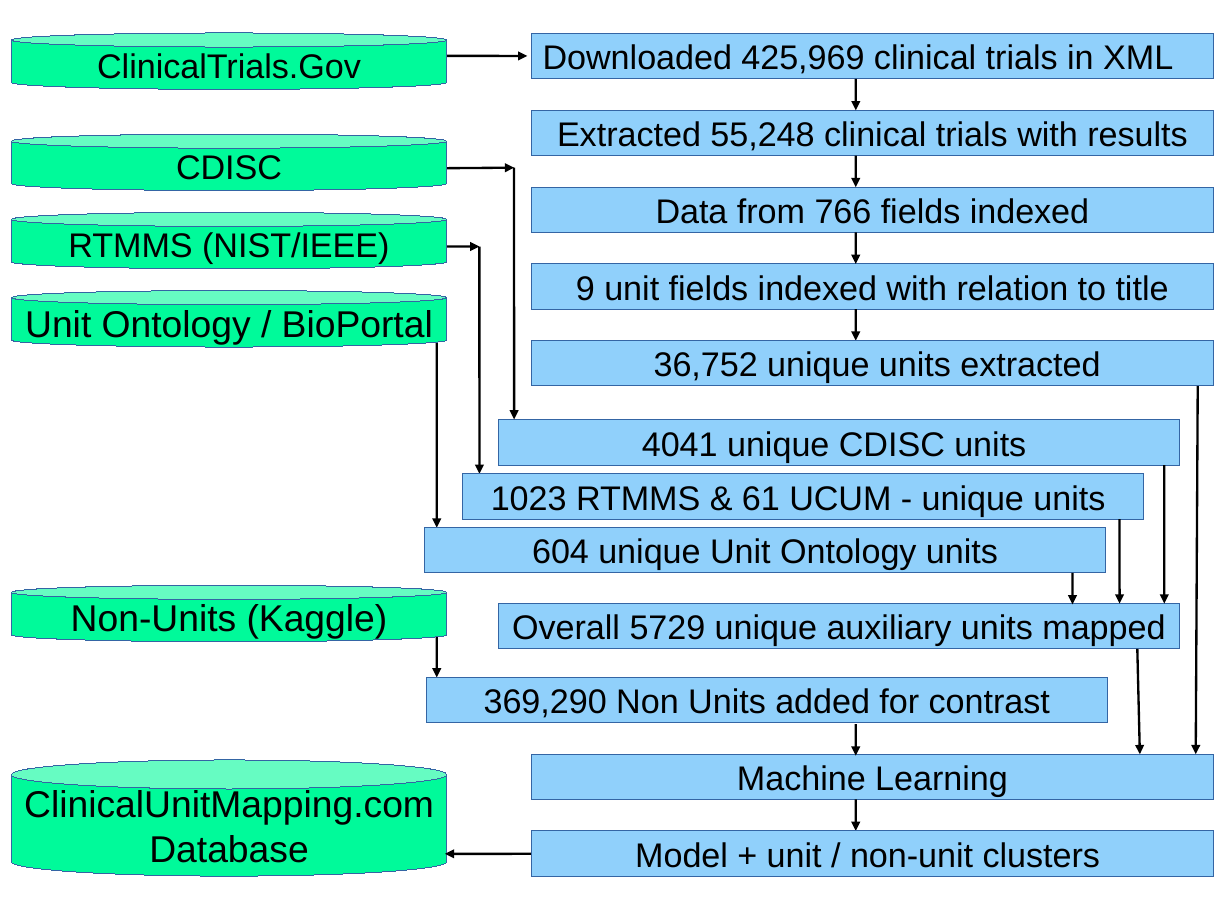
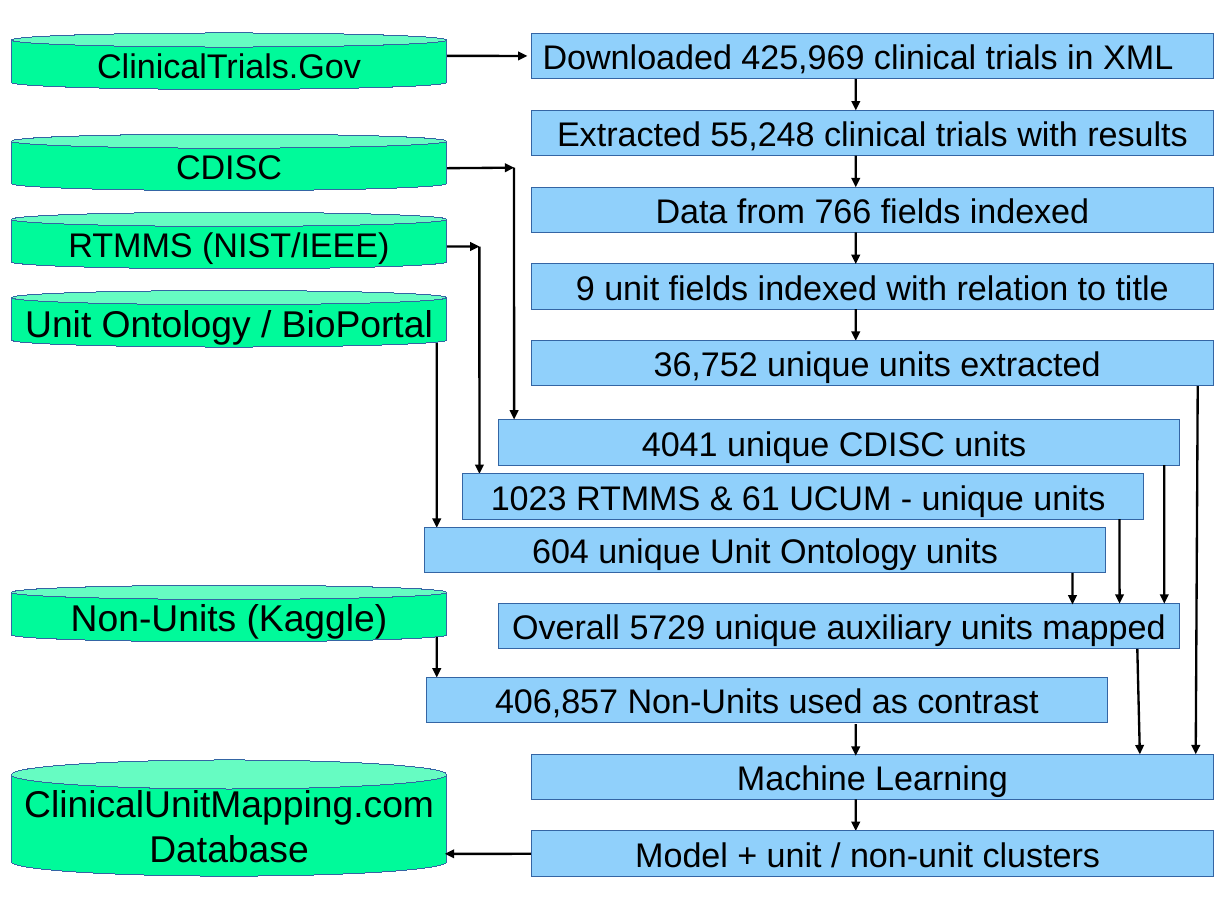
Before and after one commit to Jacob-Barhak/Presentations, a slide deck: slide 1 of Unit_Mapping_Latest/Images/ClinicalUnitProcessDiagram.odp. Drawn at 1232x924 pixels with LibreOffice and Linux fonts; fonts in the diff are those of the drawing. Boxes give left, top, right and bottom in pixels: in the first picture for what was removed or moved away, otherwise in the second. Text is boxed around its words. In the diff, an @@ line names an element or a change of style, - is before the commit and + after.

Commit message:
Upload presentations towards Berlin conference
Uploaded Covid-19 and unit mapping presentation code. Only code and some images were uploaded - large files and data were skipped.

```diff
--- a/Unit_Mapping_Latest/Images/ClinicalUnitProcessDiagram.odp
+++ b/Unit_Mapping_Latest/Images/ClinicalUnitProcessDiagram.odp
@@ text in rectangle at (495,688,1038,718): text changed @@
-369,290 Non Units added for contrast
+406,857 Non-Units used as contrast
```
Also in this commit, not shown: 4 other files.
